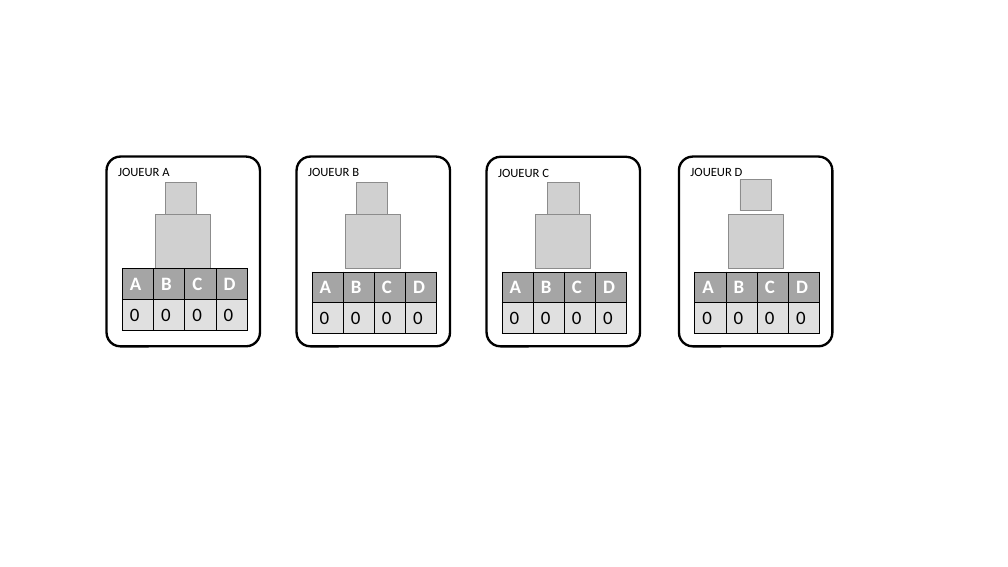
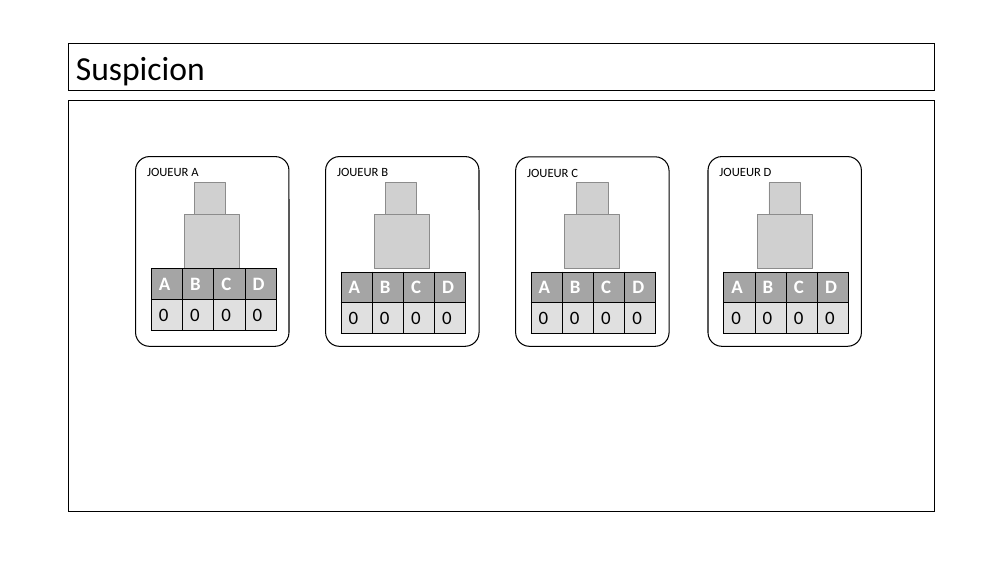
Before and after one commit to konamdav/Loup-Garou, a slide deck: slide 11 of Soutenance.pptx (slide 8 before the commit). Drawn at 1008x567 pixels with LibreOffice and Linux fonts; fonts in the diff are those of the drawing; grey boxes stand for pictures; background and template pictures are left out. Boxes give left, top, right and bottom in pixels: in the first picture for what was removed or moved away, otherwise in the second. Text is boxed around its words. In the diff, an @@ line names an element or a change of style, - is before the commit and + after.

```diff
--- a/Soutenance.pptx
+++ b/Soutenance.pptx
@@ rectangle added at (69,44,935,91), fill #FFFFFF at 48% opacity, outline #000000 1 pt, 32 pt, text #000000 @@
+Suspicion
@@ rectangle added at (69,101,935,512), fill #FFFFFF at 48% opacity, outline #000000 1 pt @@
@@ outline #000000 2.25 pt to #000000 1 pt in 4 elements at (135,157,289,346), (516,157,669,346), (709,157,862,346), (326,157,479,346) @@
@@ picture: place and size @@
-picture at (740,179,772,211)
+picture at (769,183,801,215)
@@ 7 pictures, 4 rounded rectangles, 4 tables: place and size @@
-7 pictures, 4 rounded rectangles, 4 tables at (107,157,833,346)
+7 pictures, 4 rounded rectangles, 4 tables at (135,157,862,346)
```
Also in this commit, not shown: 12 other slides changed, 5 slides added, 3 slides removed.
